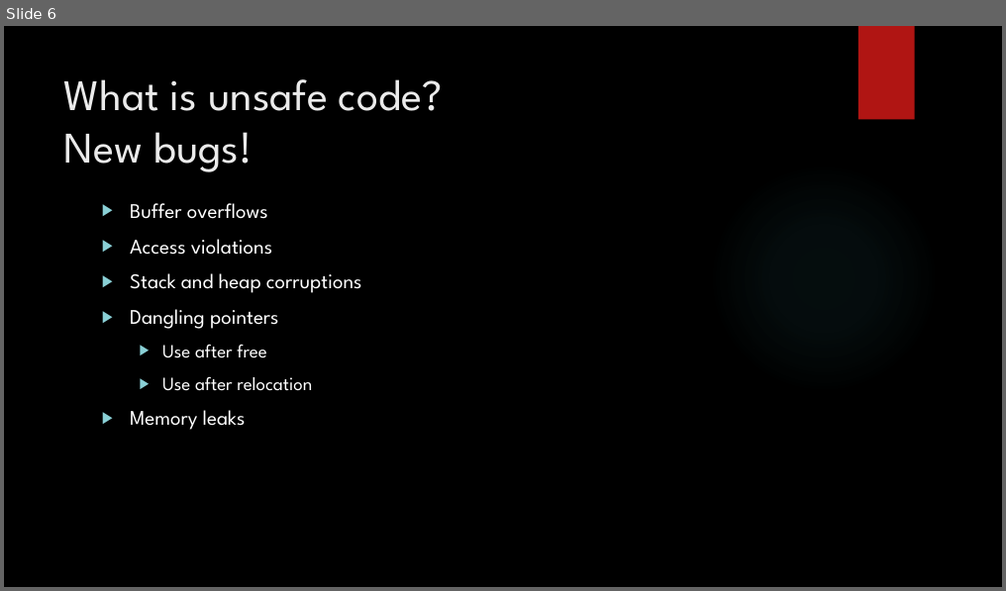
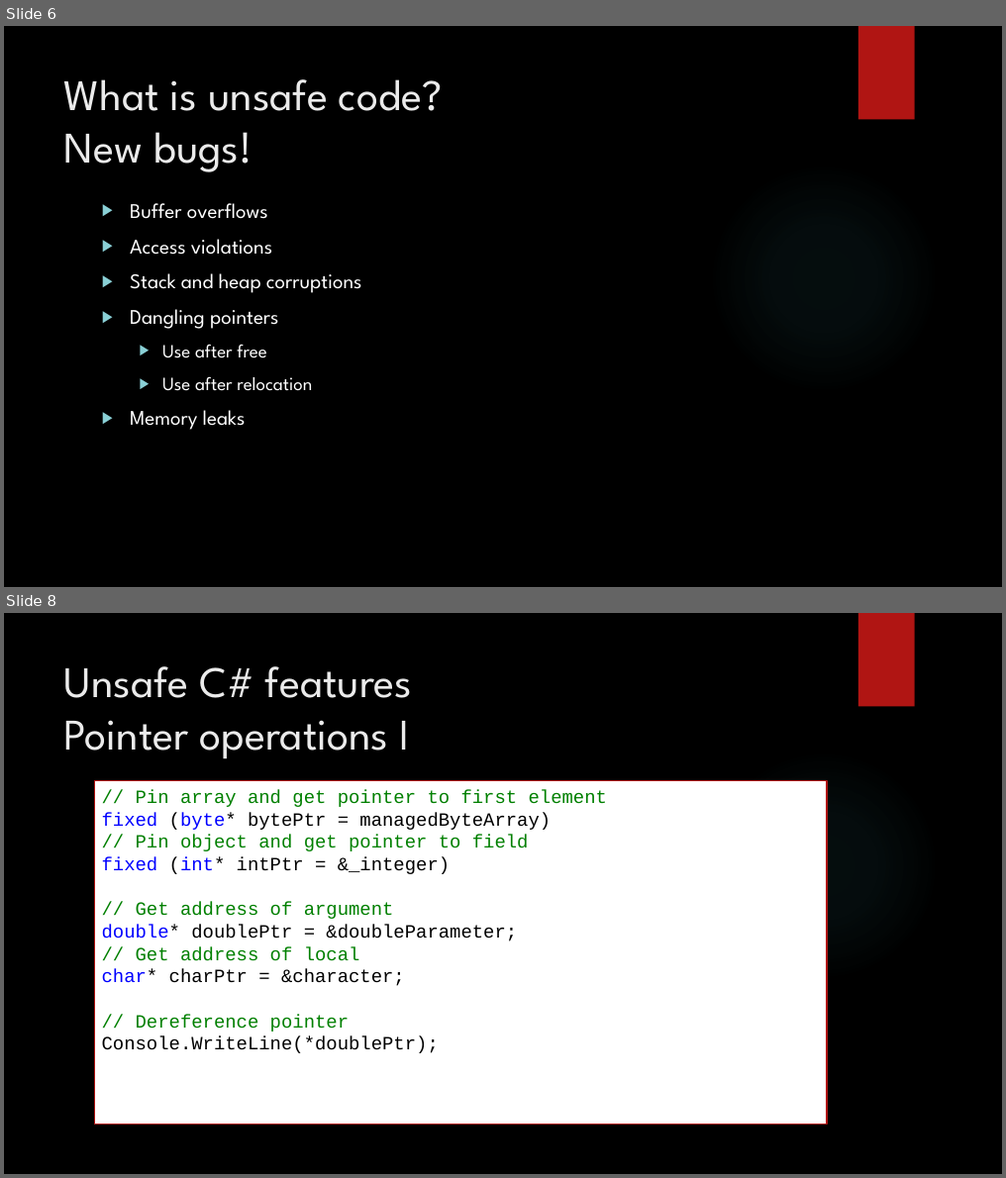
Before and after one commit to dennisdietrich/UnsafeCSharp, a slide deck: doc/Introduction to unsafe C#.pptx. Shown one above the other, each under a label of ours: slide 6 before the commit, slides 6 and 8 after it; the slides between them are not shown. The pictures are 1006x591 and 1006x1178 pixels, drawn with LibreOffice and Linux fonts; fonts in the diff are those of the drawing; background and template pictures are left out. Boxes give left, top, right and bottom in pixels: in the first picture for what was removed or moved away, otherwise in the second. Text is boxed around its words. In the diff, an @@ line names an element or a change of style, - is before the commit and + after.

Commit message:
Added demo of basic pointer operations

```diff
--- a/doc/Introduction to unsafe C#.pptx
+++ b/doc/Introduction to unsafe C#.pptx
@@ slide 8 added at (4,613,1002,1174), background picture (left out); not listed: 2 template elements that a slide beside it also shows @@
@@ title added at (64,666,413,759), 42 pt, text #EBEBEB @@
+Unsafe C# features
+Pointer operations I
@@ rectangle added at (94,781,827,1125), fill #FFFFFF, outline #B01513 1.25 pt, 18 pt, text #008000 @@
+// Pin array and get pointer to first element
+fixed (byte* bytePtr = managedByteArray)
+// Pin object and get pointer to field
+fixed (int* intPtr = &_integer)
+// Get address of argument
+double* doublePtr = &doubleParameter;
+// Get address of local
+char* charPtr = &character;
+// Dereference pointer
+Console.WriteLine(*doublePtr);
```
Also in this commit, not shown: 2 slides changed, 1 other slide added, 5 other files.
